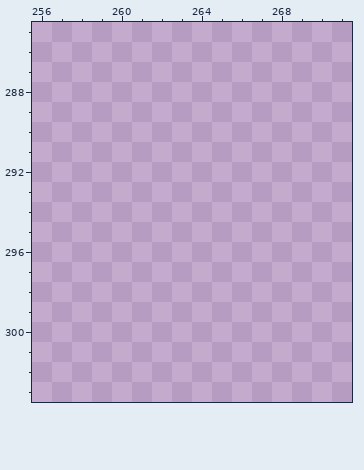
One commit to this pixel-art file: NotReadySprites/Pixelarts/Furniture.aseprite. The first picture shows the starting point.
1000x1000 pixels, 1 frame. Colours within 5 levels of each other are drawn and written as one. Shown: x 256..271, y 285..303. The commit also changed other parts of the picture, which this record leaves out.
Once edited:
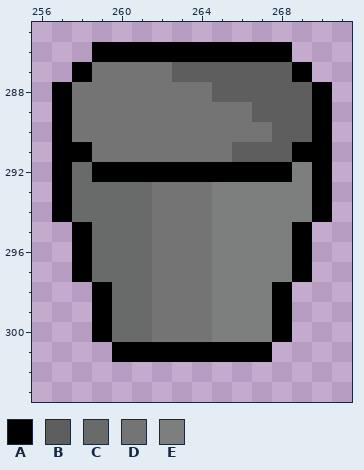
Palette (. is transparent): A #000000  B #5e5e5e  C #696a6a  D #747474  E #7d7e7e
Change:
y 286: x 259..268 .......... -> AAAAAAAAAA
y 287: x 258..269 ............ -> ADDDDBBBBBBA
y 288: x 257..270 .............. -> ADDDDDDDBBBBBA
y 289: x 257..270 .............. -> ADDDDDDDDDBBBA
y 290: x 257..270 .............. -> ADDDDDDDDDDBBA
y 291: x 257..270 .............. -> AADDDDDDDBBBAA
y 292: x 257..270 .............. -> ACAAAAAAAAAAEA
y 293..294: x 257..270 .............. -> ACCCCDDDEEEEEA
y 295..297: x 258..269 ............ -> ACCCDDDEEEEA
y 298..300: x 259..268 .......... -> ACCDDDEEEA
y 301: x 260..267 ........ -> AAAAAAAA
Where, in picture pixels (left, top, right, bottom), the same in both pictures:
added: (52, 42, 332, 362)
